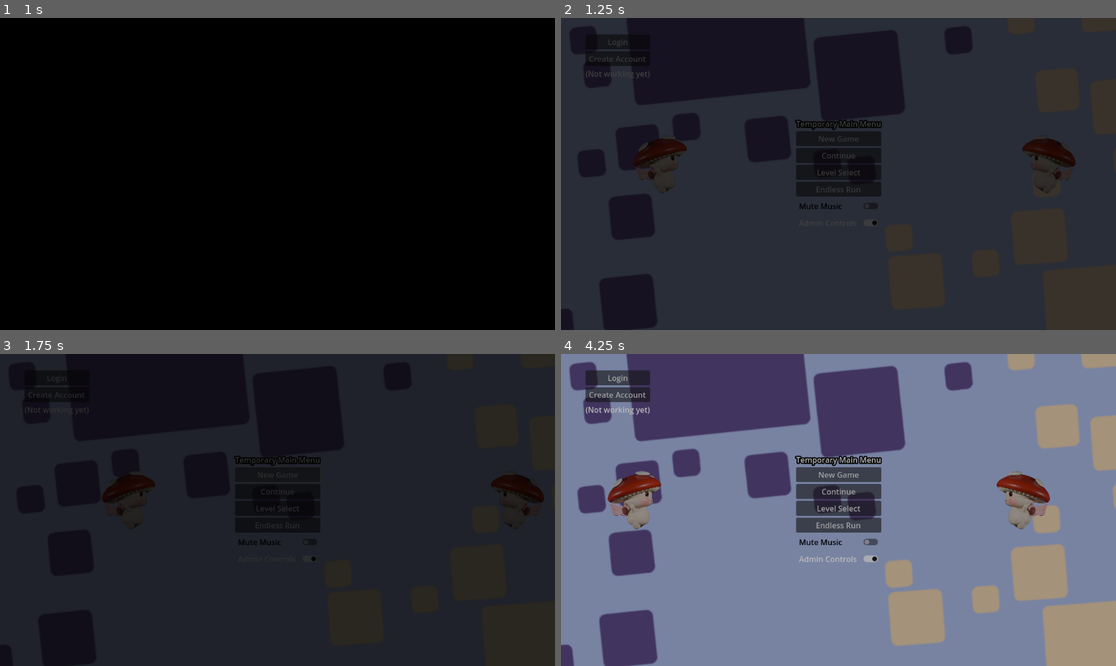
Above: before the commit, frames 1-4 (two rows, left to right).
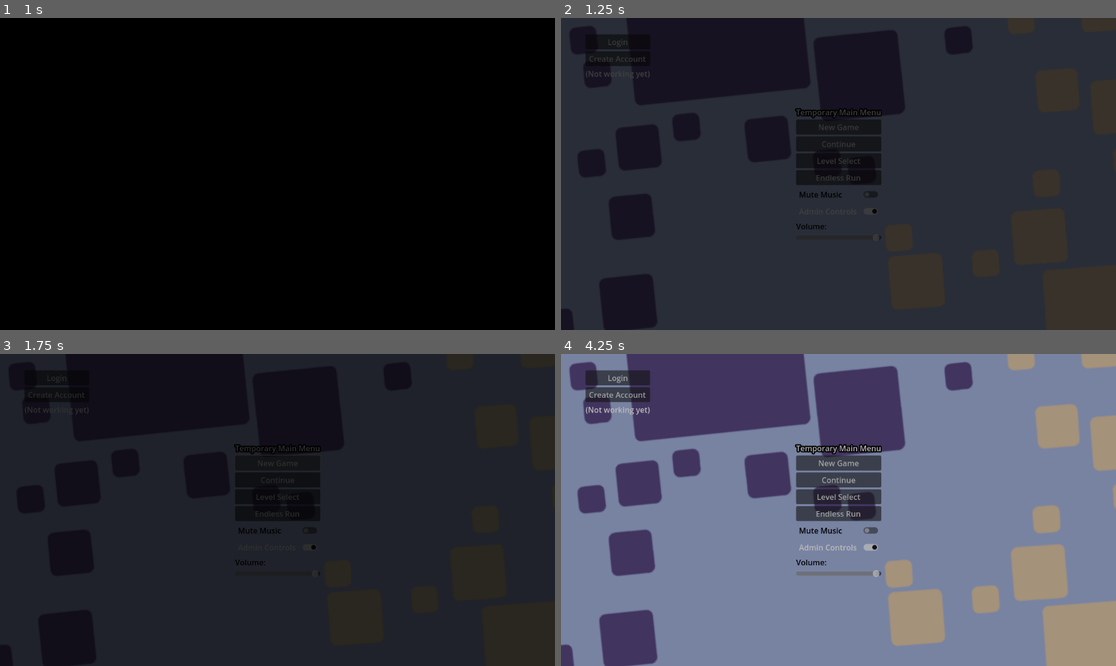
Above: after the commit, the same moments.

Repository: dustngroh/CapstoneProject
Game: Godot game, scene res://scenes/main/Game.tscn
Same seed, same stepped clock (60 frames per second), same inputs: the game is played once before the commit and once after it. The engine's default icon, where the game draws it, is replaced by a stand-in: a white triangle on a blue panel in a dark square.
Inputs:
- Up to frame 1 (1 s): tap Enter at 0.5 s; hold Right (walk_right) from 0.53 s (still down); tap Space (jump) at 0.77 s
- Up to frame 2 (1.25 s): keep holding Right (walk_right)
- Up to frame 3 (1.75 s): release Right (walk_right) at 1.25 s; click "New Game" at 1.25 s
- Up to frame 4 (4.25 s): click "New Game" at 2 s; click "Main Menu" at 2.75 s; click "Next Level" at 3.5 s

Frame 1 is identical in both runs. In frame 2, 2.6% of the frame differs, in the area x 13-93%, y 28-71%; in frame 3, 1.5%; in frame 4, 5.2%, in the area x 8-89%, y 28-72%.

Commit message:
Add volume slider and music bus.

Diff:
--- /dev/null
+++ b/run-game/default_bus_layout.tres
@@ -0,0 +1,10 @@
+[gd_resource type="AudioBusLayout" format=3 uid="uid://f88nf0355j7o"]
+
+[resource]
+bus/0/volume_db = -0.130497
+bus/1/name = &"music"
+bus/1/solo = false
+bus/1/mute = false
+bus/1/bypass_fx = false
+bus/1/volume_db = 0.0
+bus/1/send = &"Master"
--- a/run-game/scenes/common/admin_controls.tscn
+++ b/run-game/scenes/common/admin_controls.tscn
@@ -1,4 +1,6 @@
-[gd_scene format=3 uid="uid://dg7278bc2g4bx"]
+[gd_scene load_steps=2 format=3 uid="uid://dg7278bc2g4bx"]
+
+[ext_resource type="PackedScene" uid="uid://co22yqlcbx25r" path="res://scenes/common/ui/volume_slider.tscn" id="1_t538m"]
 
 [node name="AdminControls" type="Control"]
 layout_mode = 3
@@ -34,3 +36,23 @@
 [node name="NextLevelButton" type="Button" parent="VBoxContainer"]
 layout_mode = 2
 text = "Next Level"
+
+[node name="VBoxContainer2" type="VBoxContainer" parent="."]
+layout_mode = 1
+anchors_preset = -1
+anchor_left = 0.0434028
+anchor_top = 0.862654
+anchor_right = 0.0434028
+anchor_bottom = 0.862654
+offset_top = -43.0
+offset_right = 100.0
+grow_vertical = 0
+metadata/_edit_use_anchors_ = true
+
+[node name="Label" type="Label" parent="VBoxContainer2"]
+layout_mode = 2
+text = "Volume:"
+
+[node name="VolumeSlider" parent="VBoxContainer2" instance=ExtResource("1_t538m")]
+custom_minimum_size = Vector2(100, 0)
+layout_mode = 2
--- /dev/null
+++ b/run-game/scenes/common/ui/volume_slider.gd
@@ -0,0 +1,16 @@
+extends HSlider
+
+
+@export var audio_bus_name := "Master"
+
+var bus_index: int
+
+
+func _ready() -> void:
+	bus_index = AudioServer.get_bus_index(audio_bus_name)
+	value = db_to_linear(AudioServer.get_bus_volume_db(bus_index))
+
+
+
+func _on_value_changed(value: float) -> void:
+	AudioServer.set_bus_volume_db(bus_index, linear_to_db(value))
--- /dev/null
+++ b/run-game/scenes/common/ui/volume_slider.tscn
@@ -0,0 +1,13 @@
+[gd_scene load_steps=2 format=3 uid="uid://co22yqlcbx25r"]
+
+[ext_resource type="Script" path="res://scenes/common/ui/volume_slider.gd" id="1_x17he"]
+
+[node name="VolumeSlider" type="HSlider"]
+offset_right = 8.0
+offset_bottom = 16.0
+max_value = 1.0
+step = 0.001
+script = ExtResource("1_x17he")
+
+[connection signal="mouse_exited" from="." to="." method="release_focus"]
+[connection signal="value_changed" from="." to="." method="_on_value_changed"]
--- a/run-game/scenes/levels/alternate_levels/endless_run.tscn
+++ b/run-game/scenes/levels/alternate_levels/endless_run.tscn
@@ -6,6 +6,7 @@
 [ext_resource type="PackedScene" uid="uid://1w4w2wxwif3k" path="res://scenes/levels/endless_level_chunks/endless_level_2.tscn" id="3_nj0fe"]
 [ext_resource type="PackedScene" uid="uid://cxp4o16ogctgi" path="res://scenes/levels/endless_level_chunks/endless_level_3.tscn" id="4_lhppd"]
 [ext_resource type="PackedScene" uid="uid://bnhtx0g2iwbf8" path="res://scenes/levels/endless_level_chunks/endless_level_4.tscn" id="5_nl7dp"]
+[ext_resource type="PackedScene" uid="uid://co22yqlcbx25r" path="res://scenes/common/ui/volume_slider.tscn" id="7_6y4i2"]
 
 [node name="EndlessRun" type="Node2D"]
 
@@ -17,16 +18,28 @@
 
 [node name="EndlessRunUI" type="CanvasLayer" parent="."]
 
-[node name="MainMenuButton" type="Button" parent="EndlessRunUI"]
+[node name="VBoxContainer" type="VBoxContainer" parent="EndlessRunUI"]
 anchors_preset = 4
 anchor_top = 0.5
 anchor_bottom = 0.5
-offset_left = 59.0
-offset_top = -15.5
-offset_right = 155.0
-offset_bottom = 15.5
+offset_left = 43.0
+offset_top = -39.0
+offset_right = 143.0
+offset_bottom = 39.0
 grow_vertical = 2
+metadata/_edit_use_anchors_ = true
+
+[node name="MainMenuButton" type="Button" parent="EndlessRunUI/VBoxContainer"]
+layout_mode = 2
 text = "Main Menu"
 metadata/_edit_use_anchors_ = true
 
-[connection signal="pressed" from="EndlessRunUI/MainMenuButton" to="LevelSpawner" method="_on_main_menu_button_pressed"]
+[node name="Label" type="Label" parent="EndlessRunUI/VBoxContainer"]
+layout_mode = 2
+text = "Volume:"
+
+[node name="VolumeSlider" parent="EndlessRunUI/VBoxContainer" instance=ExtResource("7_6y4i2")]
+custom_minimum_size = Vector2(100, 0)
+layout_mode = 2
+
+[connection signal="pressed" from="EndlessRunUI/VBoxContainer/MainMenuButton" to="LevelSpawner" method="_on_main_menu_button_pressed"]
--- a/run-game/scenes/main/MainMenu.tscn
+++ b/run-game/scenes/main/MainMenu.tscn
@@ -1,17 +1,20 @@
-[gd_scene load_steps=8 format=3 uid="uid://dlxl0dsaj7hws"]
+[gd_scene load_steps=9 format=3 uid="uid://dlxl0dsaj7hws"]
 
 [ext_resource type="Script" path="res://scenes/main/main_menu.gd" id="1_otjms"]
-[ext_resource type="PackedScene" uid="uid://bh68ke5pd617u" path="res://scenes/entities/characters/player/character_body_2d.tscn" id="2_01mn5"]
 [ext_resource type="Texture2D" uid="uid://bq2ecow3063s2" path="res://assets/level/backgrounds/set2_tiles.png" id="2_eluch"]
 [ext_resource type="Texture2D" uid="uid://d0pxna4yi6svm" path="res://assets/level/backgrounds/set1_tiles.png" id="2_q4xyl"]
 [ext_resource type="Texture2D" uid="uid://cgxc1wnbj8dl7" path="res://assets/level_select/level map.jpg" id="2_tdlx8"]
 [ext_resource type="AudioStream" uid="uid://c6dba470rppon" path="res://assets/audio/sounds/hitHurt.wav" id="3_hsukn"]
+[ext_resource type="PackedScene" uid="uid://co22yqlcbx25r" path="res://scenes/common/ui/volume_slider.tscn" id="6_wao8s"]
 
 [sub_resource type="LabelSettings" id="LabelSettings_4oek7"]
 outline_size = 10
 outline_color = Color(0, 0, 0, 1)
 shadow_size = 0
 shadow_color = Color(0, 0, 0, 1)
+
+[sub_resource type="LabelSettings" id="LabelSettings_m24kh"]
+font_color = Color(0, 0, 0, 1)
 
 [node name="MainMenu" type="Control"]
 layout_mode = 3
@@ -122,34 +125,13 @@
 theme_override_colors/font_color = Color(0, 0, 0, 1)
 text = "Admin Controls"
 
-[node name="Character1Holder" type="Control" parent="."]
-layout_mode = 1
-anchors_preset = 4
-anchor_top = 0.5
-anchor_bottom = 0.5
-offset_top = -20.0
-offset_right = 40.0
-offset_bottom = 20.0
-grow_vertical = 2
+[node name="VolumeLabel" type="Label" parent="VBoxContainer"]
+layout_mode = 2
+text = "Volume:"
+label_settings = SubResource("LabelSettings_m24kh")
 
-[node name="Character1" parent="Character1Holder" instance=ExtResource("2_01mn5")]
-position = Vector2(150, 0)
-
-[node name="Character2Holder" type="Control" parent="."]
-layout_mode = 1
-anchors_preset = 6
-anchor_left = 1.0
-anchor_top = 0.5
-anchor_right = 1.0
-anchor_bottom = 0.5
-offset_left = -40.0
-offset_top = -20.0
-offset_bottom = 20.0
-grow_horizontal = 0
-grow_vertical = 2
-
-[node name="Character2" parent="Character2Holder" instance=ExtResource("2_01mn5")]
-position = Vector2(-150, 0)
+[node name="VolumeSlider" parent="VBoxContainer" instance=ExtResource("6_wao8s")]
+layout_mode = 2
 
 [node name="VBoxContainer2" type="VBoxContainer" parent="."]
 layout_mode = 1
--- a/run-game/scenes/main/main_menu.gd
+++ b/run-game/scenes/main/main_menu.gd
@@ -3,13 +3,6 @@
 
 # Called when the node enters the scene tree for the first time.
 func _ready() -> void:
-
-	$Character1Holder/Character1/Camera2D.enabled = false
-	$Character1Holder/Character1.gravity = 0
-
-	$Character2Holder/Character2/Camera2D.enabled = false
-	$Character2Holder/Character2.gravity = 0
-	$Character2Holder/Character2.scale.x = -1
 
 	$VBoxContainer/MuteButton.set_pressed_no_signal(MusicManager.is_muted)
 	$VBoxContainer/TouchControlsButton.set_pressed_no_signal(Settings.touch_controls_enabled)
--- a/run-game/scripts/music_manager.gd
+++ b/run-game/scripts/music_manager.gd
@@ -6,8 +6,9 @@
 
 func _ready():
 	if music_player == null:
-		music_player = AudioStreamPlayer.new()  # Create a new music player if it doesn't exist
-		add_child(music_player)  # Add it to the scene tree
+		music_player = AudioStreamPlayer.new()
+		music_player.bus = "music"
+		add_child(music_player)
 		music_player.stream = load("res://assets/audio/music/Lite Saturation - Calm.mp3") # play default music
 		music_player.stream.loop = true
 		music_player.play()
@@ -37,6 +38,6 @@
 # Function to update music based on mute state
 func update_music():
 	if is_muted:
-		music_player.stop()  # Stop music if muted
+		music_player.stop()
 	else:
-		music_player.play()  # Play music if not muted
+		music_player.play()
Not shown: 1 places in run-game/scenes/levels/alternate_levels/endless_run.tscn that only renumber resources
Not shown, changed: docs/index.html
Not shown, changed: docs/index.pck
